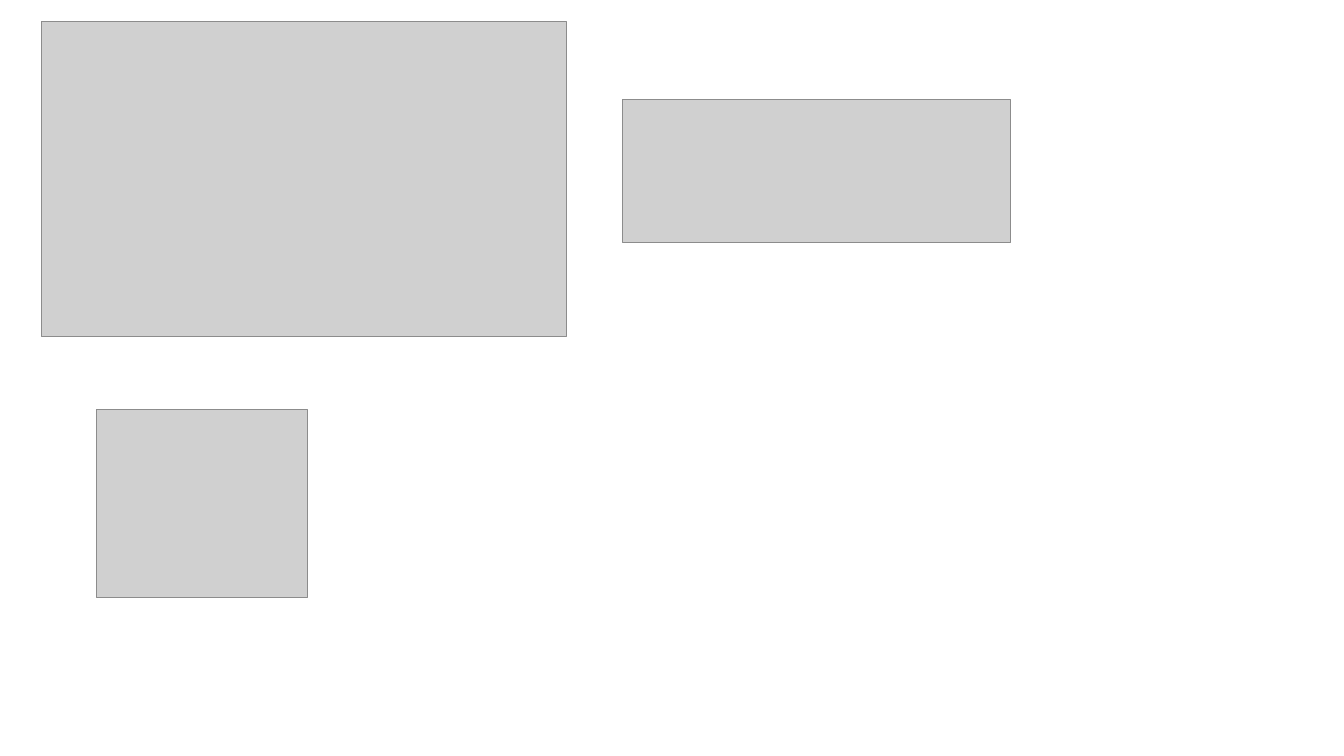
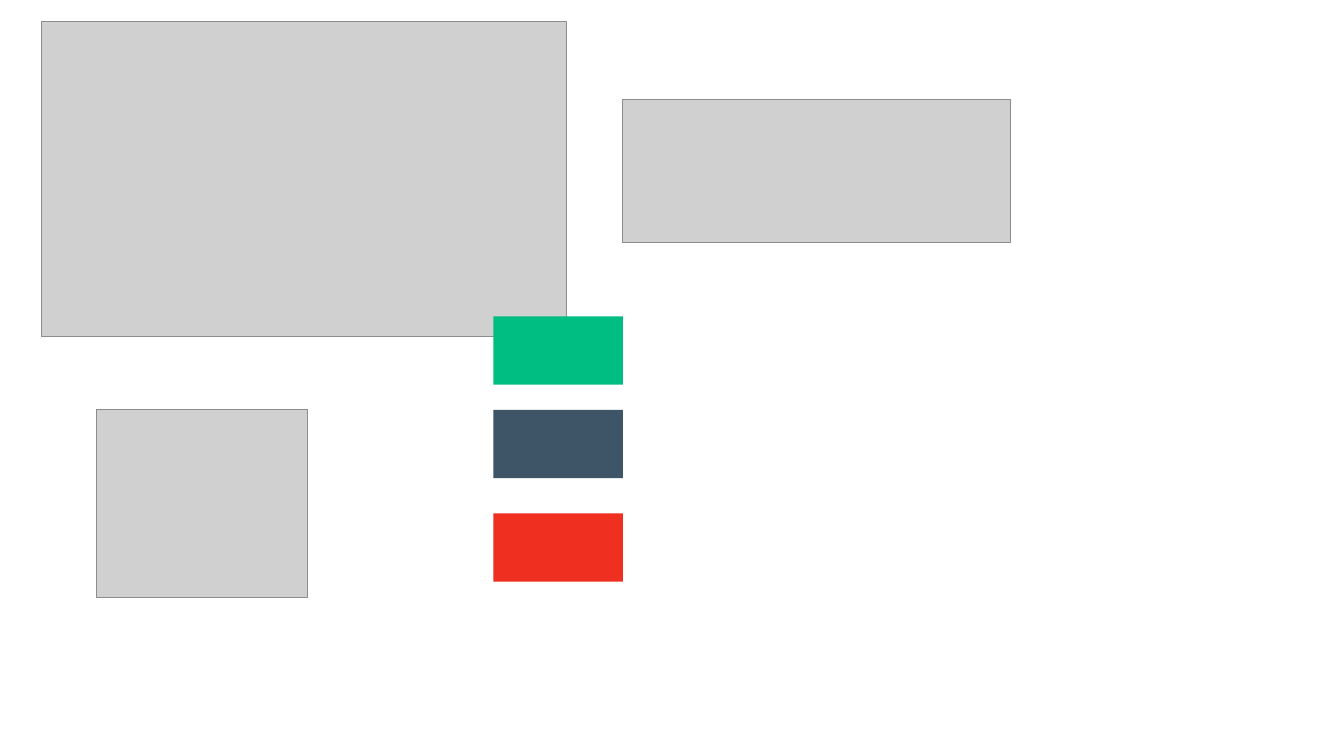
Before and after one commit to cimd/vue-eloquent-docs, a slide deck: slide 4 of docs/graphics.pptx (slide 3 before the commit). Drawn at 1344x756 pixels with LibreOffice and Linux fonts; fonts in the diff are those of the drawing; grey boxes stand for pictures. Boxes give left, top, right and bottom in pixels: in the first picture for what was removed or moved away, otherwise in the second. Text is boxed around its words. In the diff, an @@ line names an element or a change of style, - is before the commit and + after.

```diff
--- a/docs/graphics.pptx
+++ b/docs/graphics.pptx
@@ rectangle added at (x1=493, y1=317, x2=622, y2=385), fill #00BD82 @@
@@ rectangle added at (x1=493, y1=410, x2=622, y2=479), fill #3E5467 @@
@@ rectangle added at (x1=493, y1=513, x2=622, y2=582), fill #EF2F20 @@
```
Also in this commit, not shown: 1 other slide changed, 1 slide added, 12 other files.
